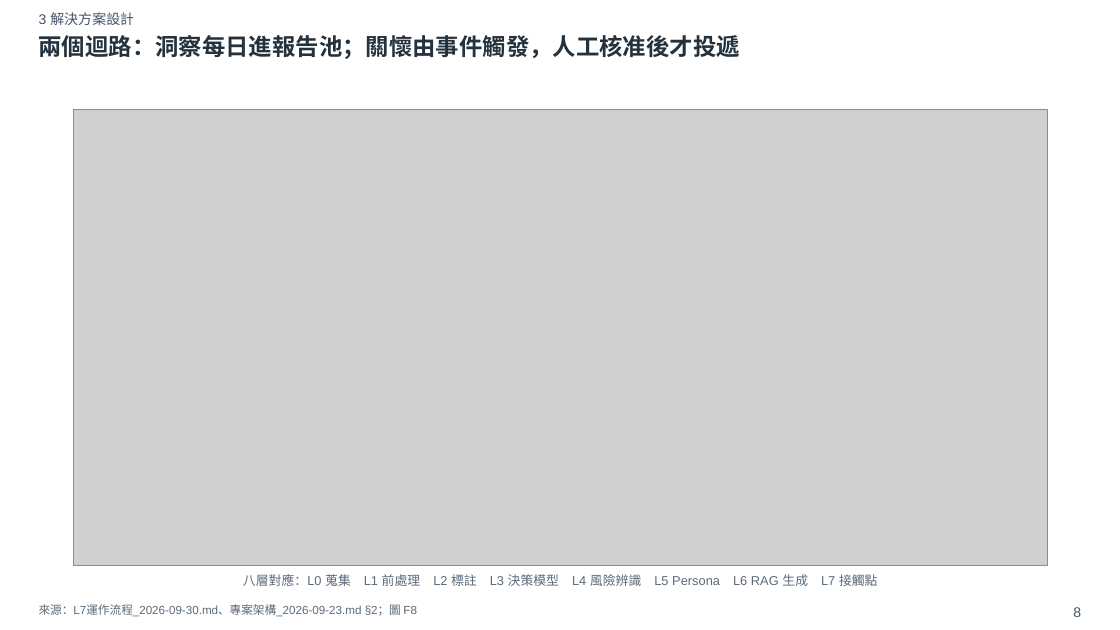
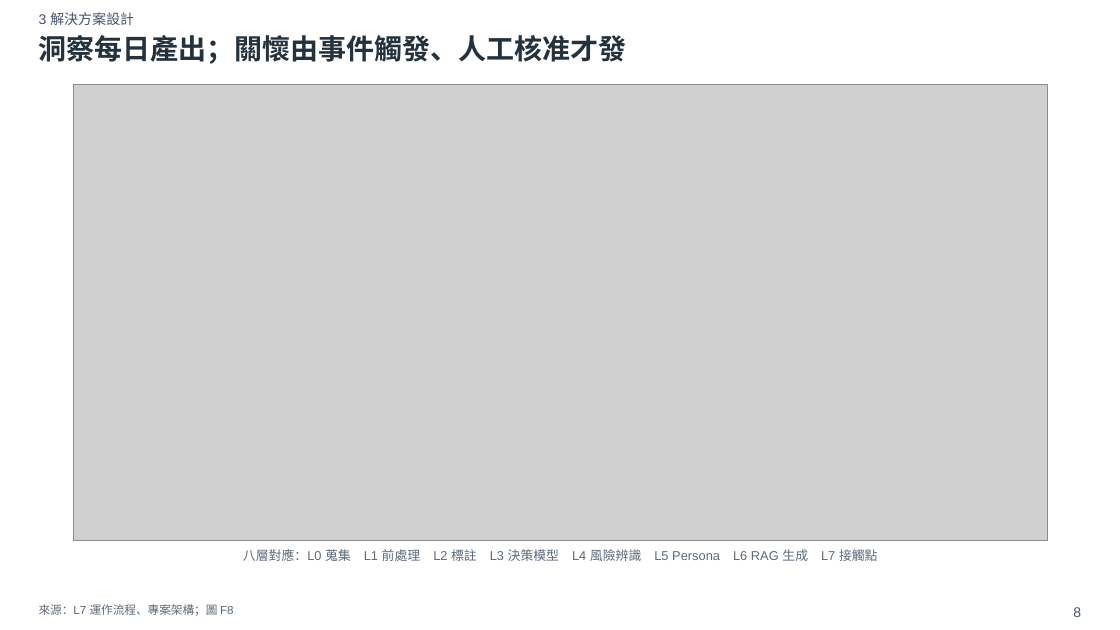
Before and after one commit to xxx789666/hotai-ai-hackathon-lexus, a slide deck: slide 8 of deck/初賽簡報_v0.pptx. Drawn at 1120x630 pixels with LibreOffice and Linux fonts; fonts in the diff are those of the drawing; grey boxes stand for pictures. Boxes give left, top, right and bottom in pixels: in the first picture for what was removed or moved away, otherwise in the second. Text is boxed around its words. In the diff, an @@ line names an element or a change of style, - is before the commit and + after.

```diff
--- a/deck/初賽簡報_v0.pptx
+++ b/deck/初賽簡報_v0.pptx
@@ text at <box>39,35,627,64</box>: text changed; size 20 to 24 pt @@
-兩個迴路：洞察每日進報告池；關懷由事件觸發，人工核准後才投遞
+洞察每日產出；關懷由事件觸發、人工核准才發
@@ picture: place and size @@
-picture at <box>73,109,1048,566</box>
+picture at <box>73,84,1048,541</box>
@@ text "八層對應：L0 蒐集 L1 前處理 L2 ...": place and size @@
-text "八層對應：L0 蒐集 L1 前處理 L2 ..." at <box>243,574,878,586</box>
+text "八層對應：L0 蒐集 L1 前處理 L2 ..." at <box>243,549,878,561</box>
@@ text at <box>39,604,234,616</box>: text changed @@
-來源：L7運作流程_2026-09-30.md、專案架構_2026-09-23.md §2；圖 F8
+來源：L7 運作流程、專案架構；圖 F8
```
Also in this commit, not shown: 19 other slides changed, 2 slides added, 33 other files.
